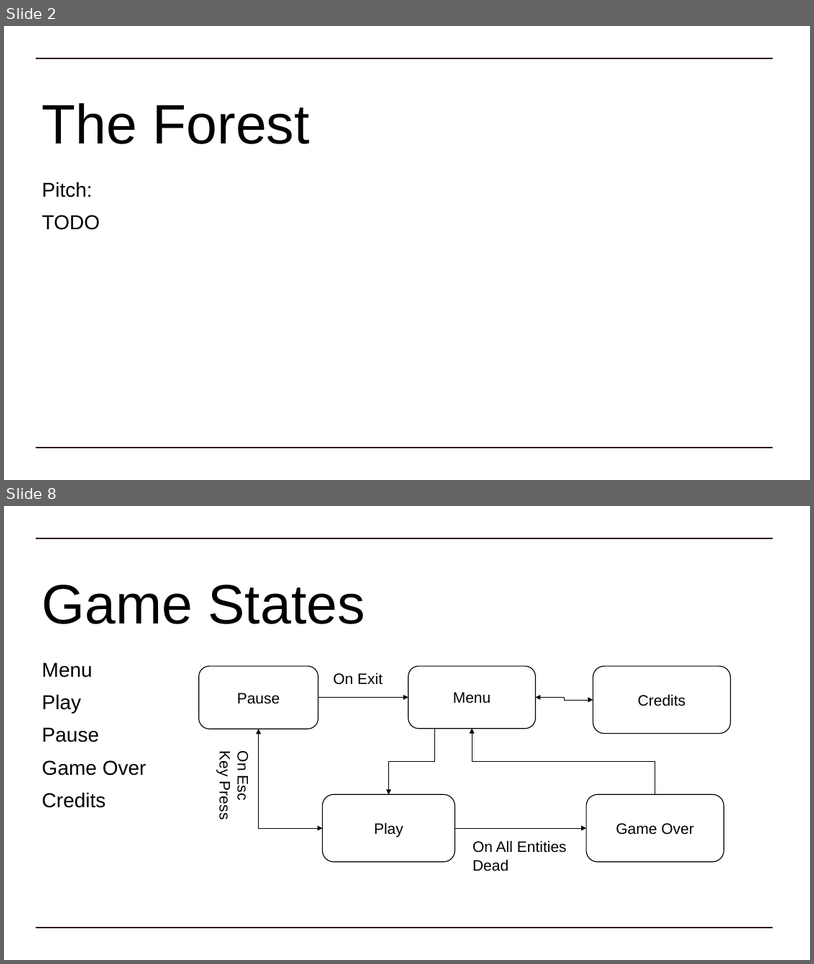
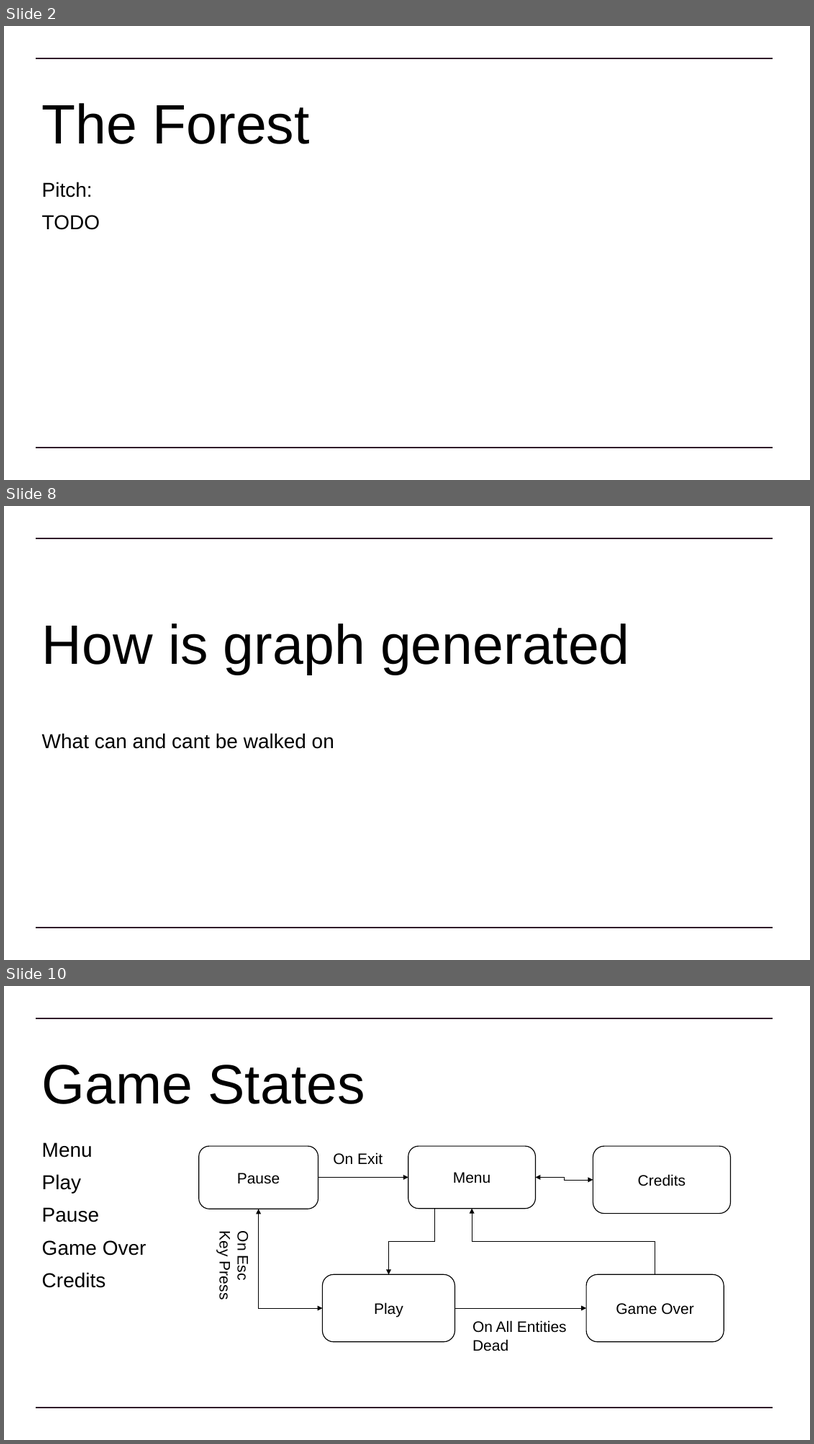
Before and after one commit to Dinoboy173/GameAI, a slide deck: Assessment/SofiWesson TDD.pptx. Shown one above the other, each under a label of ours: slides 2 and 8 before the commit, slides 2, 8 and 10 after it; the slides between them are not shown. The pictures are 814x964 and 814x1444 pixels, drawn with LibreOffice and Linux fonts; fonts in the diff are those of the drawing. Boxes give left, top, right and bottom in pixels: in the first picture for what was removed or moved away, otherwise in the second. Text is boxed around its words. In the diff, an @@ line names an element or a change of style, - is before the commit and + after.

```diff
--- a/Assessment/SofiWesson TDD.pptx
+++ b/Assessment/SofiWesson TDD.pptx
@@ slide 8 added at <box>4,506,810,960</box>, background #FFFFFF; not listed: 2 template elements that a slide beside it also shows @@
@@ title added at <box>42,623,630,674</box>, 66 pt, text #000000 @@
+How is graph generated
@@ text added at <box>42,733,334,749</box>, 24 pt, text #000000 @@
+What can and cant be walked on
@@ what was slide 8 is now slide 10 @@
```
Also in this commit, not shown: 8 slides changed, 2 other slides added, 6 slides removed, 7 other files.
